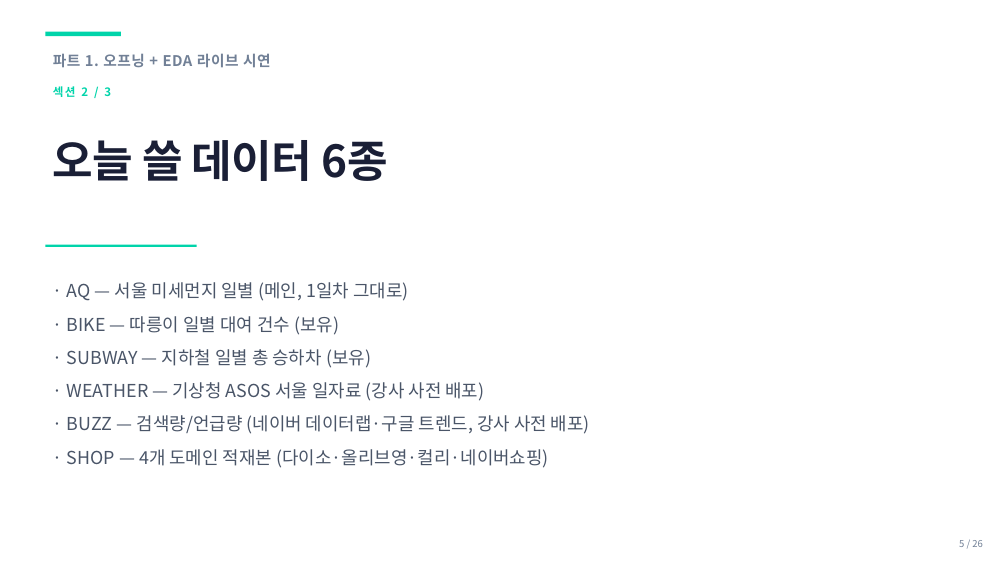
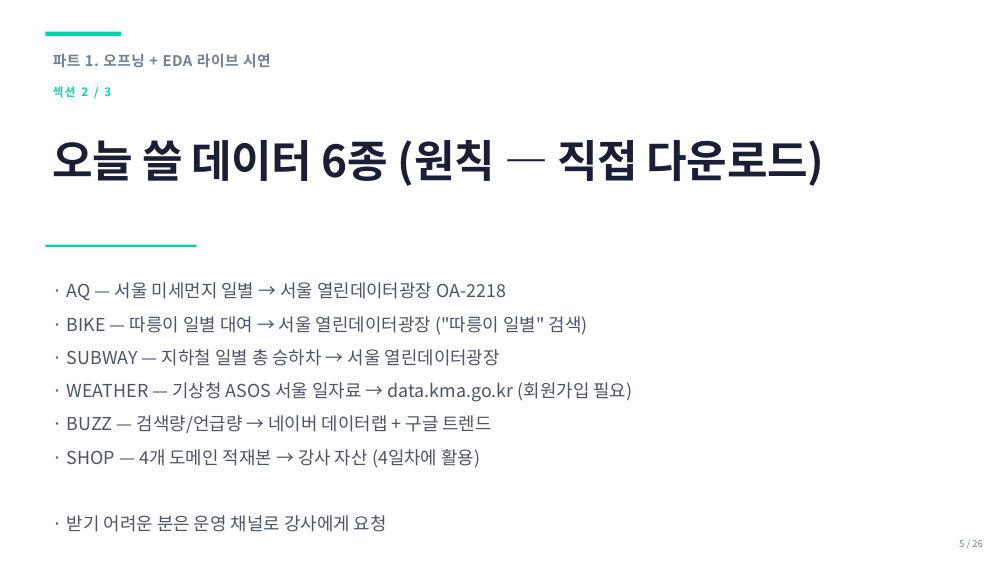
Before and after one commit to sujinpark-datapopcorn/inflearn_ccd_challenge, a slide deck: slide 5 of ppt/b2g_day2_eda.pptx. Drawn at 1008x567 pixels with LibreOffice and Linux fonts; fonts in the diff are those of the drawing. Boxes give left, top, right and bottom in pixels: in the first picture for what was removed or moved away, otherwise in the second. Text is boxed around its words. In the diff, an @@ line names an element or a change of style, - is before the commit and + after.

```diff
--- a/ppt/b2g_day2_eda.pptx
+++ b/ppt/b2g_day2_eda.pptx
@@ text at (53,140,824,186): text changed @@
-오늘 쓸 데이터 6종
+오늘 쓸 데이터 6종 (원칙 — 직접 다운로드)
@@ text at (67,282,632,532): text changed @@
-· AQ — 서울 미세먼지 일별 (메인, 1일차 그대로)
-· BIKE — 따릉이 일별 대여 건수 (보유)
-· SUBWAY — 지하철 일별 총 승하차 (보유)
-· WEATHER — 기상청 ASOS 서울 일자료 (강사 사전 배포)
-· BUZZ — 검색량/언급량 (네이버 데이터랩·구글 트렌드, 강사 사전 배포)
-· SHOP — 4개 도메인 적재본 (다이소·올리브영·컬리·네이버쇼핑)
+· AQ — 서울 미세먼지 일별 → 서울 열린데이터광장 OA-2218
+· BIKE — 따릉이 일별 대여 → 서울 열린데이터광장 ("따릉이 일별" 검색)
+· SUBWAY — 지하철 일별 총 승하차 → 서울 열린데이터광장
+· WEATHER — 기상청 ASOS 서울 일자료 → data.kma.go.kr (회원가입 필요)
+· BUZZ — 검색량/언급량 → 네이버 데이터랩 + 구글 트렌드
+· SHOP — 4개 도메인 적재본 → 강사 자산 (4일차에 활용)
+· 받기 어려운 분은 운영 채널로 강사에게 요청
```
Also in this commit, not shown: 8 other files.
